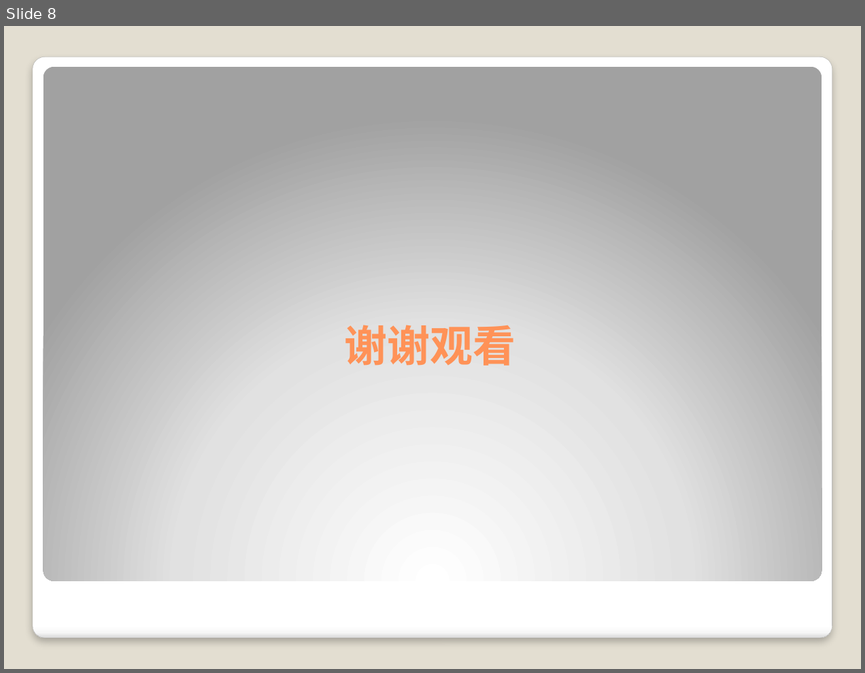
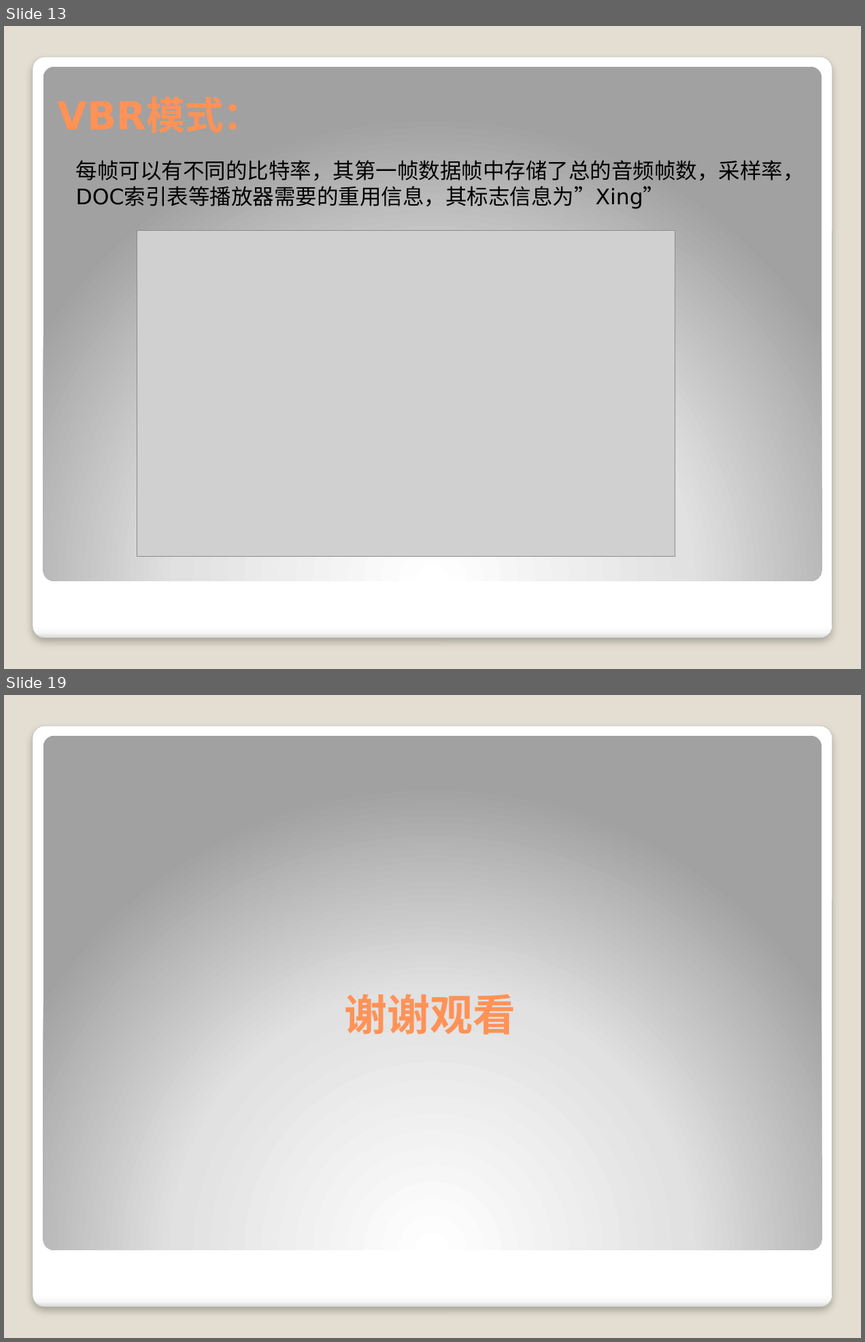
Before and after one commit to wanls4583/mp3player, a slide deck: AudioContext.pptx. Shown one above the other, each under a label of ours: slide 8 before the commit, slides 13 and 19 after it; the slides between them are not shown. The pictures are 865x673 and 865x1342 pixels, drawn with LibreOffice and Linux fonts; fonts in the diff are those of the drawing; grey boxes stand for pictures. Boxes give left, top, right and bottom in pixels: in the first picture for what was removed or moved away, otherwise in the second. Text is boxed around its words. In the diff, an @@ line names an element or a change of style, - is before the commit and + after.

```diff
--- a/AudioContext.pptx
+++ b/AudioContext.pptx
@@ slide 13 added at box(4, 26, 861, 669), background #E3DED1; not listed: 2 template elements that a slide beside it also shows @@
@@ text added at box(76, 160, 804, 209), 18 pt, text #000000 @@
+每帧可以有不同的比特率，其第一帧数据帧中存储了总的音频帧数，采样率，DOC索引表等播放器需要的重用信息，其标志信息为”Xing”
@@ picture added at box(137, 231, 675, 556) @@
@@ what was slide 8 is now slide 19 @@
```
Also in this commit, not shown: 5 slides changed, 12 other slides added, 2 slides removed, 5 other files.
